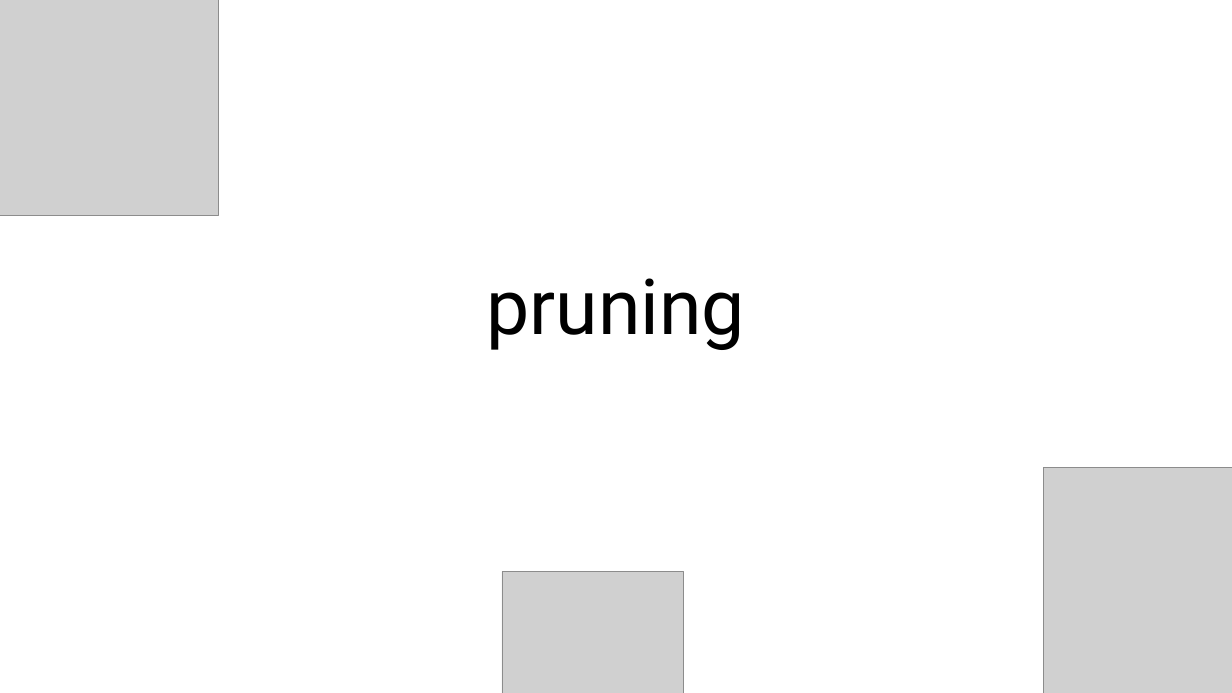
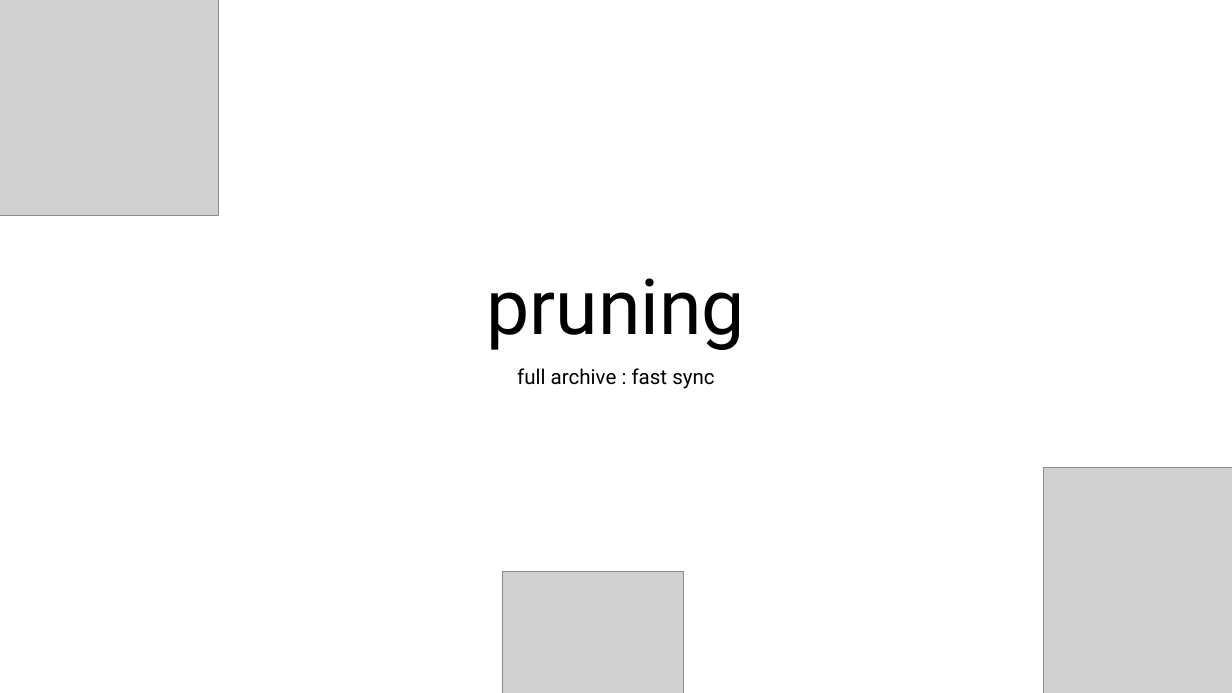
Before and after one commit to StateProof/nethermind, a slide deck: slide 28 of src/Nethermind/Workshop.pptx. Drawn at 1232x693 pixels with LibreOffice and Linux fonts; fonts in the diff are those of the drawing; grey boxes stand for pictures. Boxes give left, top, right and bottom in pixels: in the first picture for what was removed or moved away, otherwise in the second. Text is boxed around its words. In the diff, an @@ line names an element or a change of style, - is before the commit and + after.

```diff
--- a/src/Nethermind/Workshop.pptx
+++ b/src/Nethermind/Workshop.pptx
@@ subtitle added at [517, 368, 714, 389], 24 pt, text #000000 @@
+full archive : fast sync
```
Also in this commit, not shown: 5 other slides changed, 1 slide added, 3 other files.
